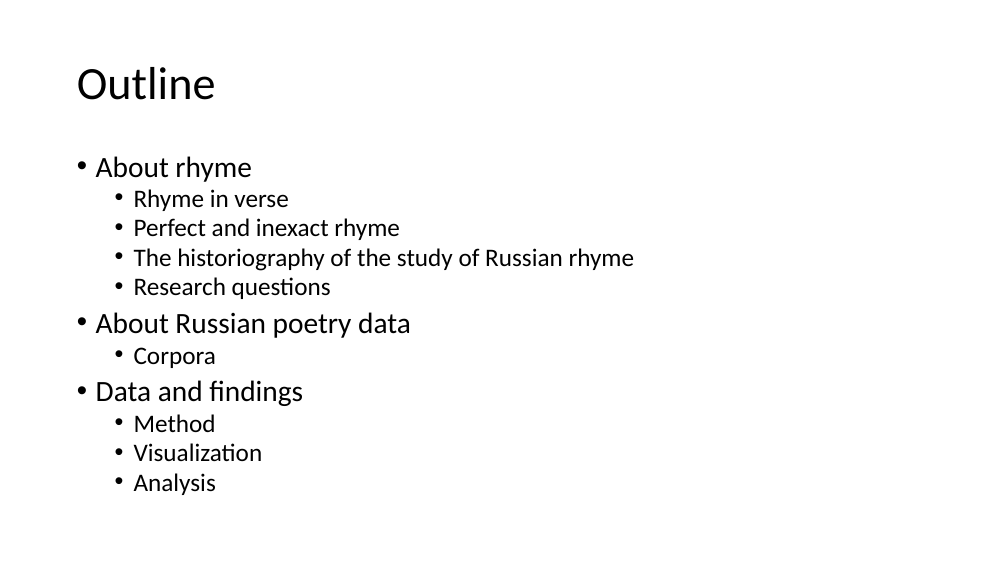
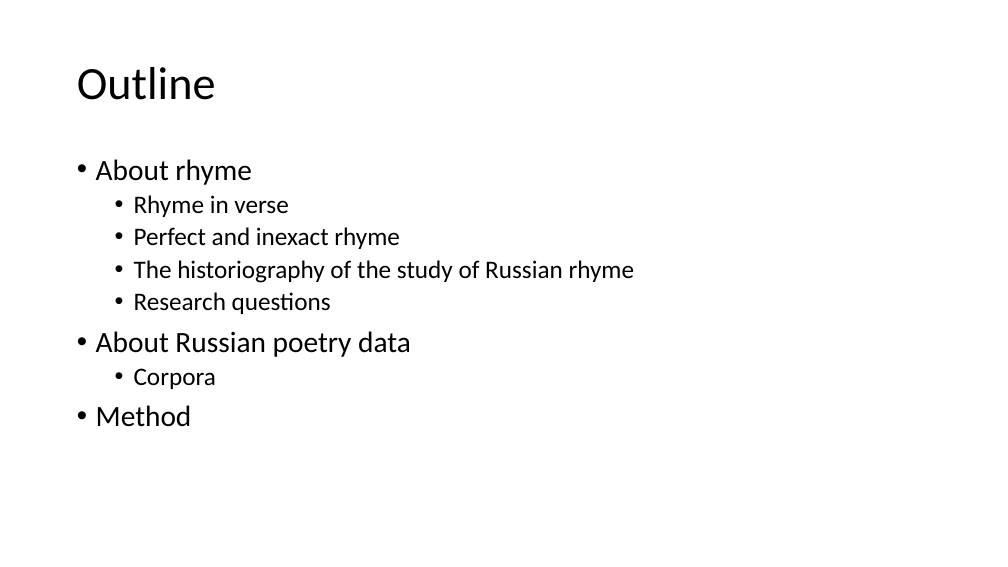
Before and after one commit to Data-Science-for-Linguists-2019/russian_rhyme, a slide deck: slide 2 of 2019-04-11_presentation.pptx. Drawn at 1008x567 pixels with LibreOffice and Linux fonts; fonts in the diff are those of the drawing. Boxes give left, top, right and bottom in pixels: in the first picture for what was removed or moved away, otherwise in the second. Text is boxed around its words. In the diff, an @@ line names an element or a change of style, - is before the commit and + after.

```diff
--- a/2019-04-11_presentation.pptx
+++ b/2019-04-11_presentation.pptx
@@ text "About rhyme" at bbox=[96, 159, 635, 427]: size 24 to 28 pt in "Method"; line spacing 0.8 to 0.9; list level 2 to 1 in "Method" @@
@@ text at bbox=[96, 380, 303, 406]: paragraph removed @@
-• Data and findings
@@ text at bbox=[134, 443, 263, 495]: paragraphs removed @@
-  • Visualization
-  • Analysis
```
Also in this commit, not shown: 10 other slides changed, 8 slides added, 3 slides removed.
